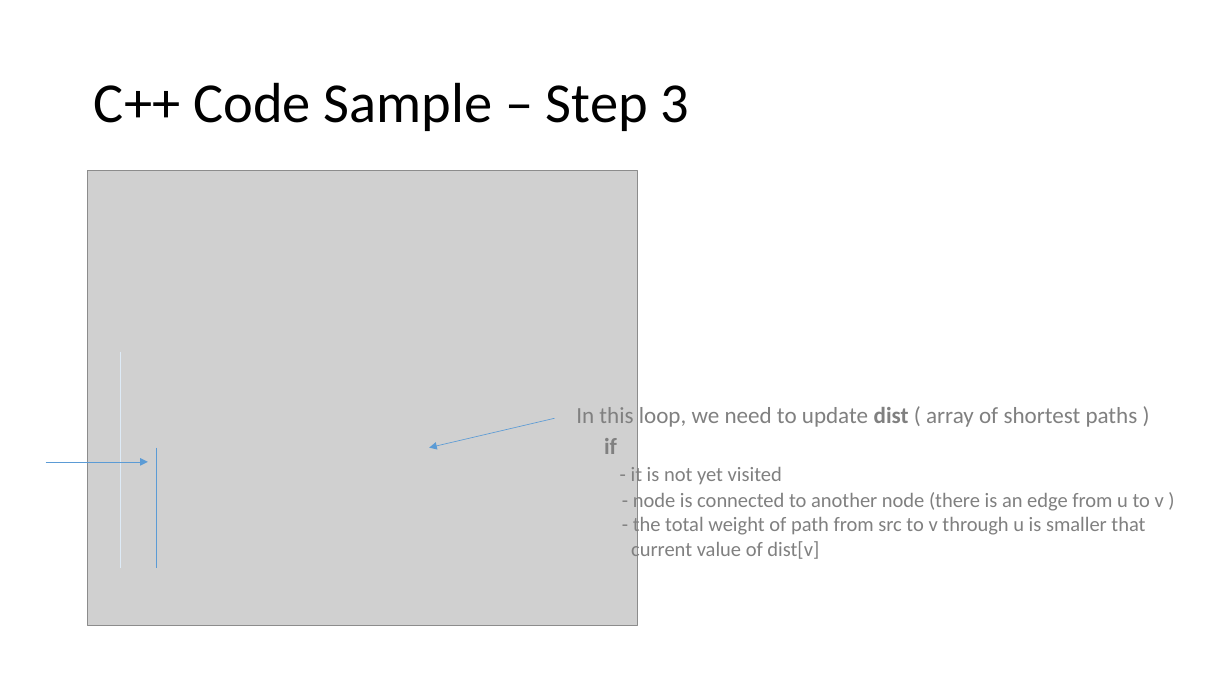
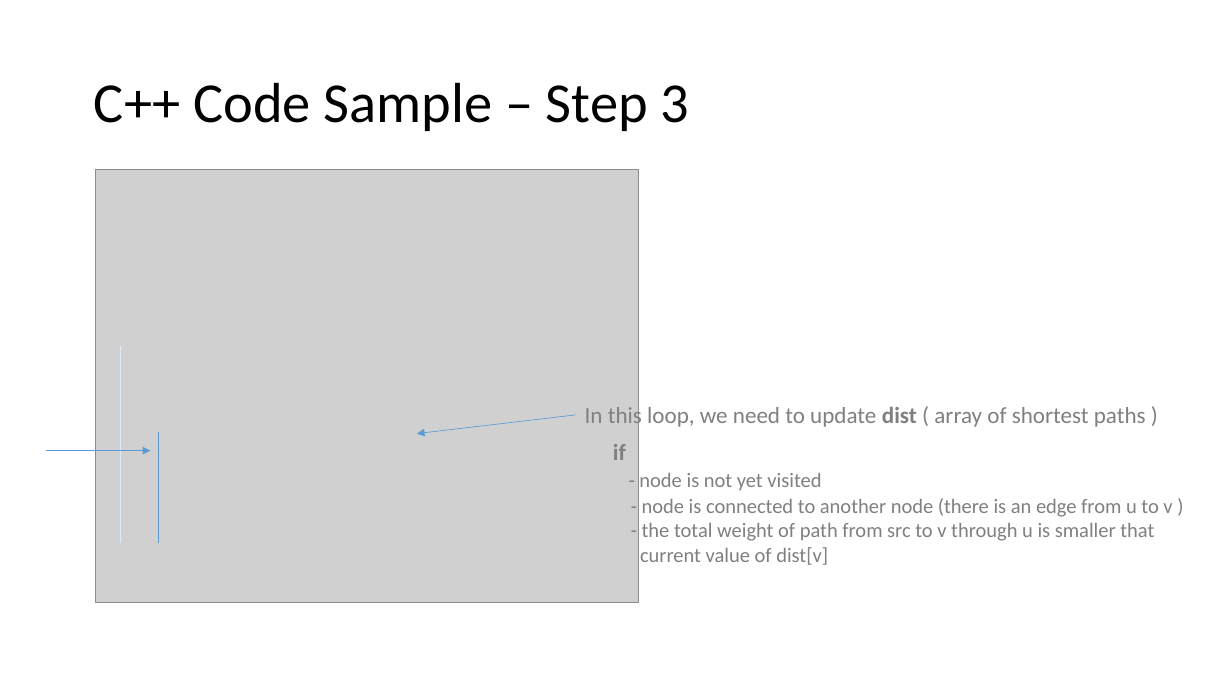
Before and after one commit to belavina/Assignment3_DSA, a slide deck: slide 18 of Assignment3_DSA.pptx (slide 13 before the commit). Drawn at 1232x693 pixels with LibreOffice and Linux fonts; fonts in the diff are those of the drawing; grey boxes stand for pictures. Boxes give left, top, right and bottom in pixels: in the first picture for what was removed or moved away, otherwise in the second. Text is boxed around its words. In the diff, an @@ line names an element or a change of style, - is before the commit and + after.

```diff
--- a/Assignment3_DSA.pptx
+++ b/Assignment3_DSA.pptx
@@ picture: place and size @@
-picture at box(87, 171, 637, 626)
+picture at box(95, 170, 639, 603)
@@ line moved from (121, 352) - (121, 567) to (121, 346) - (121, 543) @@
@@ arrow moved from (555, 419) - (430, 447) to (576, 415) - (417, 433) @@
@@ text "In this loop, we need ..." rewrapped from box(576, 407, 1138, 427) to box(585, 404, 1146, 430) @@
@@ line moved from (156, 447) - (156, 567) to (158, 433) - (158, 543) @@
@@ text "if": place and size @@
-text "if" at box(604, 438, 1164, 562)
+text "if" at box(613, 444, 1172, 565)
@@ arrow moved from (45, 462) - (148, 462) to (45, 451) - (151, 451) @@
@@ text at box(639, 473, 821, 490): text changed @@
-- it is not yet visited
+- node is not yet visited
```
Also in this commit, not shown: 8 other slides changed, 12 slides added.
